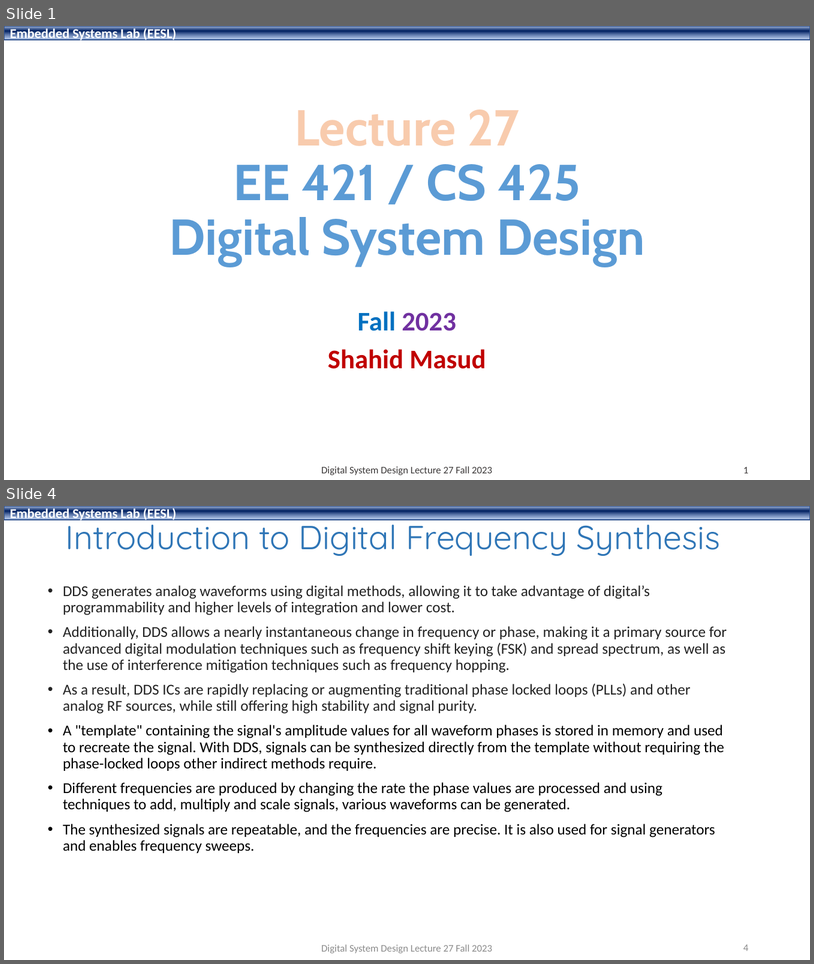
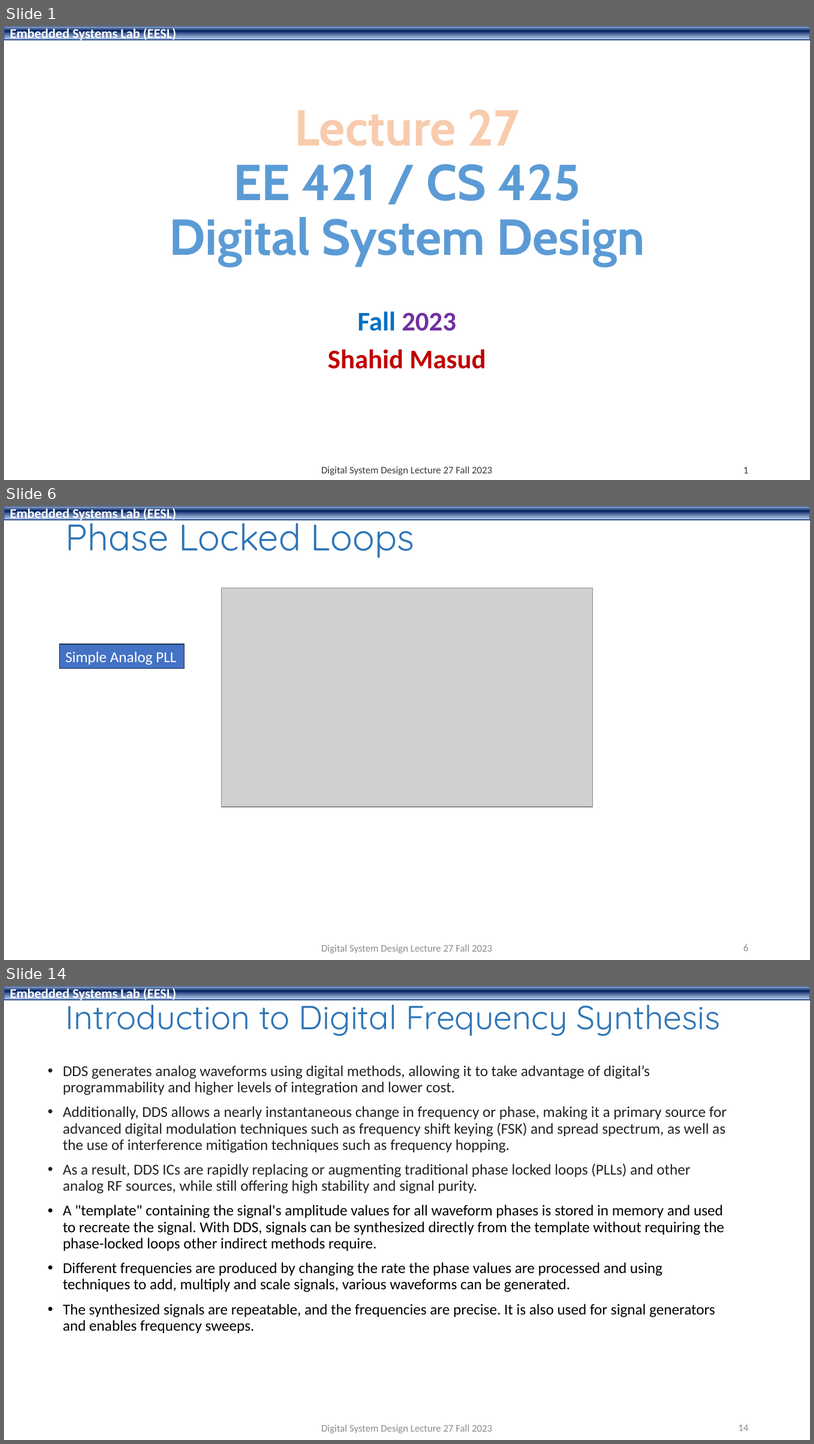
Before and after one commit to shahidmasud/shahidmasud.github.io, a slide deck: DSD_Lec27_Fall2023.ppsx. Shown one above the other, each under a label of ours: slides 1 and 4 before the commit, slides 1, 6 and 14 after it; the slides between them are not shown. The pictures are 814x964 and 814x1444 pixels, drawn with LibreOffice and Linux fonts; fonts in the diff are those of the drawing; grey boxes stand for pictures; background and template pictures are left out. Boxes give left, top, right and bottom in pixels: in the first picture for what was removed or moved away, otherwise in the second. Text is boxed around its words. In the diff, an @@ line names an element or a change of style, - is before the commit and + after.

```diff
--- a/DSD_Lec27_Fall2023.ppsx
+++ b/DSD_Lec27_Fall2023.ppsx
@@ slide 6 added at [4,506,810,960], background #FFFFFF; not listed: 1 template element that a slide beside it also shows @@
@@ title added at [65,512,414,558], 44 pt, text #2E75B6 @@
+Phase Locked Loops
@@ picture added at [222,588,593,807] @@
@@ rectangle added at [60,644,184,668], fill #4472C4, outline #1E3256 1 pt, 18 pt, text #FFFFFF @@
+Simple Analog PLL
@@ text added at [321,944,492,953], 12 pt, text #8C8C8C @@
+Digital System Design Lecture 27 Fall 2023
@@ page number added at [744,944,749,951], 12 pt, text #8C8C8C @@
+6
@@ what was slide 4 is now slide 14 @@
@@ page number at [738,1424,749,1431]: text changed @@
-4
+14
```
Also in this commit, not shown: 1 slide changed, 9 other slides added, 1 other file.
